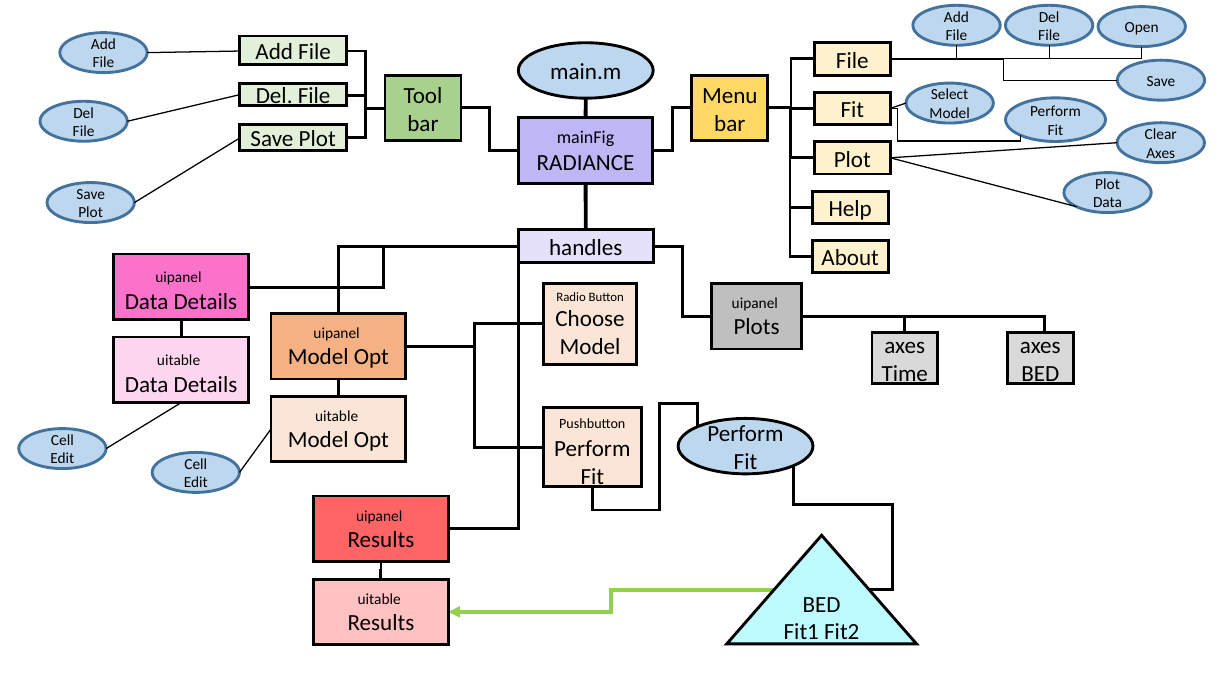
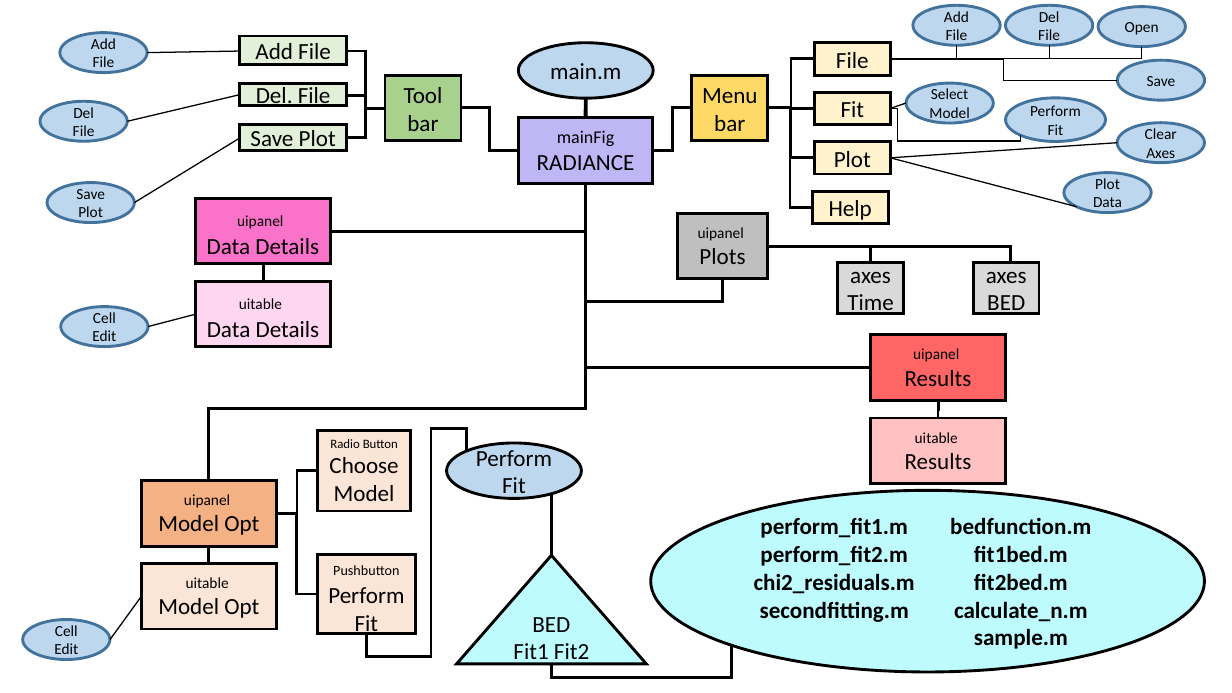
Before and after one commit to RiPires/DTRP_Project, a slide deck: slide 1 of RADIANTE_Structure.pptx. Drawn at 1232x693 pixels with LibreOffice and Linux fonts; fonts in the diff are those of the drawing. Boxes give left, top, right and bottom in pixels: in the first picture for what was removed or moved away, otherwise in the second. Text is boxed around its words. In the diff, an @@ line names an element or a change of style, - is before the commit and + after.

```diff
--- a/RADIANTE_Structure.pptx
+++ b/RADIANTE_Structure.pptx
@@ elbow line removed from (768, 108) to (812, 257) @@
@@ elbow line moved from (518, 247) - (338, 313) to (586, 183) - (209, 481) @@
@@ elbow line moved from (518, 247) - (249, 287) to (586, 183) - (330, 231) @@
@@ elbow line moved from (653, 247) - (712, 317) to (586, 183) - (723, 279) @@
@@ elbow line moved from (518, 247) - (448, 529) to (586, 183) - (871, 368) @@
@@ line removed from (586, 183) to (586, 230) @@
@@ rectangle removed at bbox=[518, 230, 653, 262] @@
-handles
@@ 2 rectangles, 1 line: place and size @@
-2 rectangles, 1 line at bbox=[114, 254, 249, 403]
+2 rectangles, 1 line at bbox=[196, 199, 331, 348]
@@ 3 rectangles, 2 elbow lines: place and size @@
-3 rectangles, 2 elbow lines at bbox=[712, 284, 1074, 384]
+3 rectangles, 2 elbow lines at bbox=[677, 213, 1040, 313]
@@ rectangle removed at bbox=[812, 240, 888, 273] @@
-About
@@ ellipse "Cell Edit": place and size @@
-ellipse "Cell Edit" at bbox=[18, 429, 105, 469]
+ellipse "Cell Edit" at bbox=[61, 307, 148, 347]
@@ line moved from (181, 403) - (106, 448) to (196, 314) - (148, 326) @@
@@ rectangle "uipanel": place and size @@
-rectangle "uipanel" at bbox=[313, 496, 448, 562]
+rectangle "uipanel" at bbox=[871, 335, 1006, 400]
@@ rectangle "uitable": place and size @@
-rectangle "uitable" at bbox=[313, 579, 448, 645]
+rectangle "uitable" at bbox=[871, 418, 1006, 483]
@@ elbow line moved from (381, 562) - (381, 579) to (938, 401) - (938, 419) @@
@@ rectangle "Radio Button Choose Model": place and size @@
-rectangle "Radio Button Choose Model" at bbox=[543, 284, 636, 364]
+rectangle "Radio Button Choose Model" at bbox=[318, 431, 410, 511]
@@ elbow line moved from (592, 487) - (698, 427) to (367, 634) - (467, 451) @@
@@ ellipse "Perform Fit": place and size @@
-ellipse "Perform Fit" at bbox=[678, 419, 813, 474]
+ellipse "Perform Fit" at bbox=[446, 443, 581, 498]
@@ elbow line moved from (406, 347) - (543, 323) to (276, 514) - (318, 470) @@
@@ rectangle "uipanel": place and size @@
-rectangle "uipanel" at bbox=[271, 313, 406, 379]
+rectangle "uipanel" at bbox=[141, 481, 276, 546]
@@ elbow line moved from (870, 590) - (794, 466) to (552, 555) - (562, 491) @@
@@ ellipse added at bbox=[651, 491, 1204, 673], fill #BEFBFE, outline #000000 2.25 pt, 18 pt, text #000000, bold @@
+perform_fit1.m
+perform_fit2.m
+chi2_residuals.m
+secondfitting.m
+bedfunction.m
+fit1bed.m
+fit2bed.m
+calculate_n.m
+sample.m
@@ elbow line moved from (406, 347) - (543, 447) to (276, 514) - (317, 594) @@
@@ rectangle "uitable": place and size @@
-rectangle "uitable" at bbox=[271, 396, 406, 462]
+rectangle "uitable" at bbox=[141, 564, 276, 629]
@@ 2 lines, 1 ellipse: place and size @@
-2 lines, 1 ellipse at bbox=[152, 379, 338, 493]
+2 lines, 1 ellipse at bbox=[23, 546, 209, 660]
@@ rectangle "Pushbutton Perform Fit": place and size @@
-rectangle "Pushbutton Perform Fit" at bbox=[543, 408, 641, 487]
+rectangle "Pushbutton Perform Fit" at bbox=[317, 555, 415, 634]
@@ triangle "BED": place and size @@
-triangle "BED" at bbox=[727, 535, 917, 643]
+triangle "BED" at bbox=[457, 555, 646, 664]
@@ elbow arrow removed from (775, 590) to (448, 612) @@
@@ elbow line added from (552, 665) to (732, 645), #000000 2.25 pt @@
```
Also in this commit, not shown: 8 other files.
